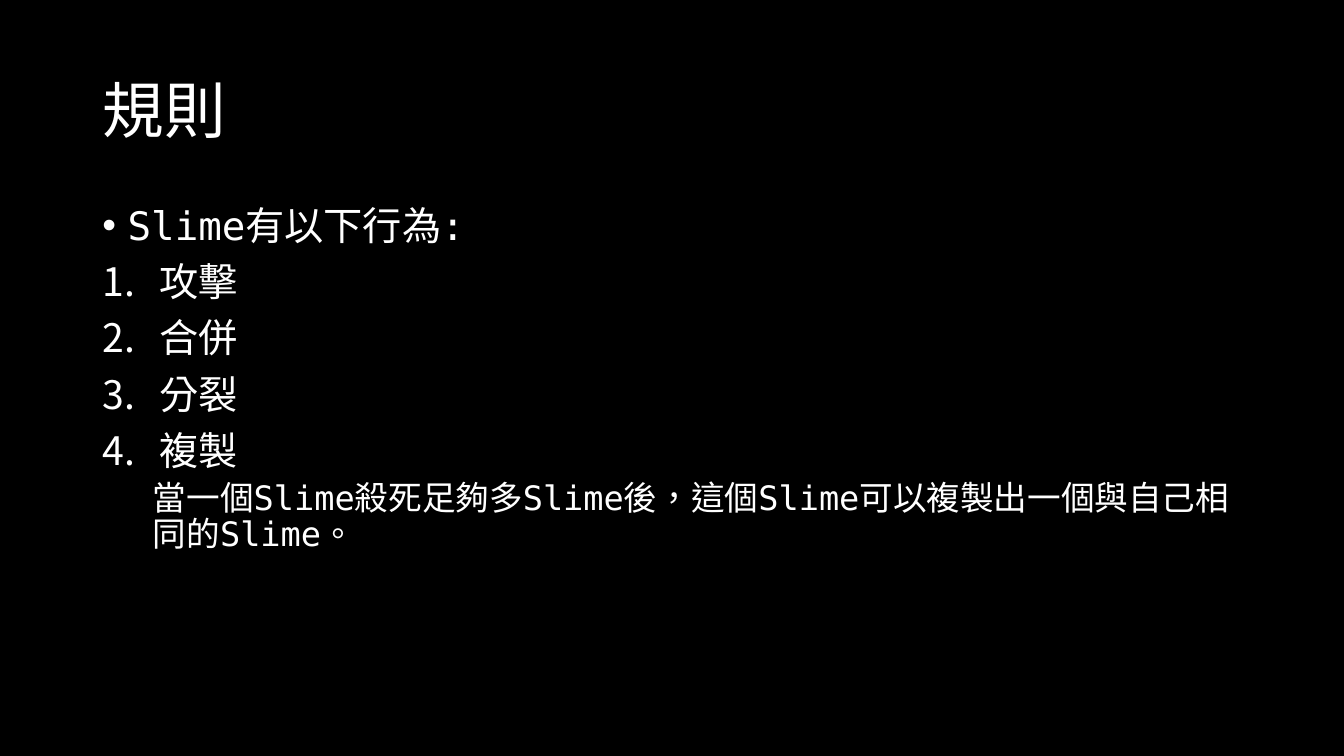
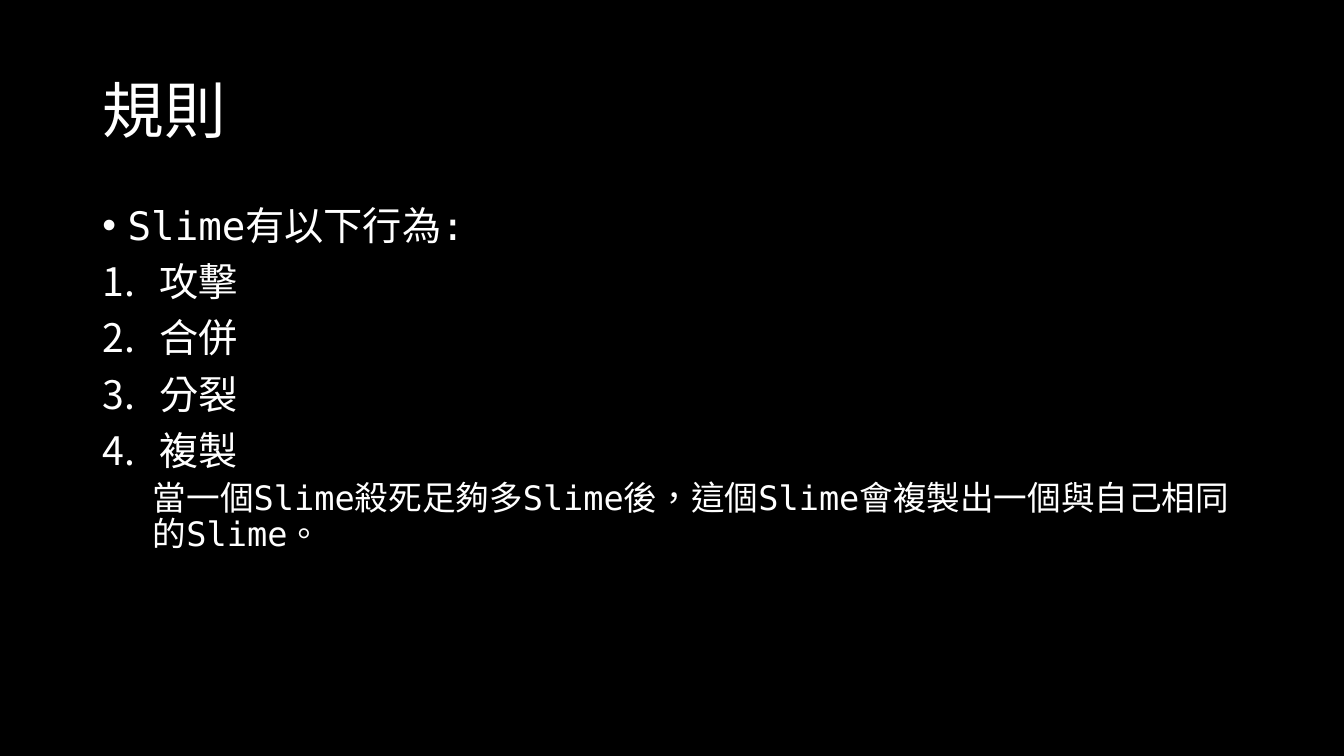
Before and after one commit to OEmiliatanO/CSE_intro_to_AI, a slide deck: slide 8 of 人工智慧導論期末報告 B103040012 謝承翰.pptx. Drawn at 1344x756 pixels with LibreOffice and Linux fonts; fonts in the diff are those of the drawing. Boxes give left, top, right and bottom in pixels: in the first picture for what was removed or moved away, otherwise in the second. Text is boxed around its words. In the diff, an @@ line names an element or a change of style, - is before the commit and + after.

Commit message:
pptx

```diff
--- a/人工智慧導論期末報告 B103040012 謝承翰.pptx
+++ b/人工智慧導論期末報告 B103040012 謝承翰.pptx
@@ text at (x1=153, y1=481, x2=1229, y2=548): text changed @@
-  當一個Slime殺死足夠多Slime後，這個Slime可以複製出一個與自己相同的Slime。
+  當一個Slime殺死足夠多Slime後，這個Slime會複製出一個與自己相同的Slime。
```
Also in this commit, not shown: 10 other slides changed, 8 slides added.
